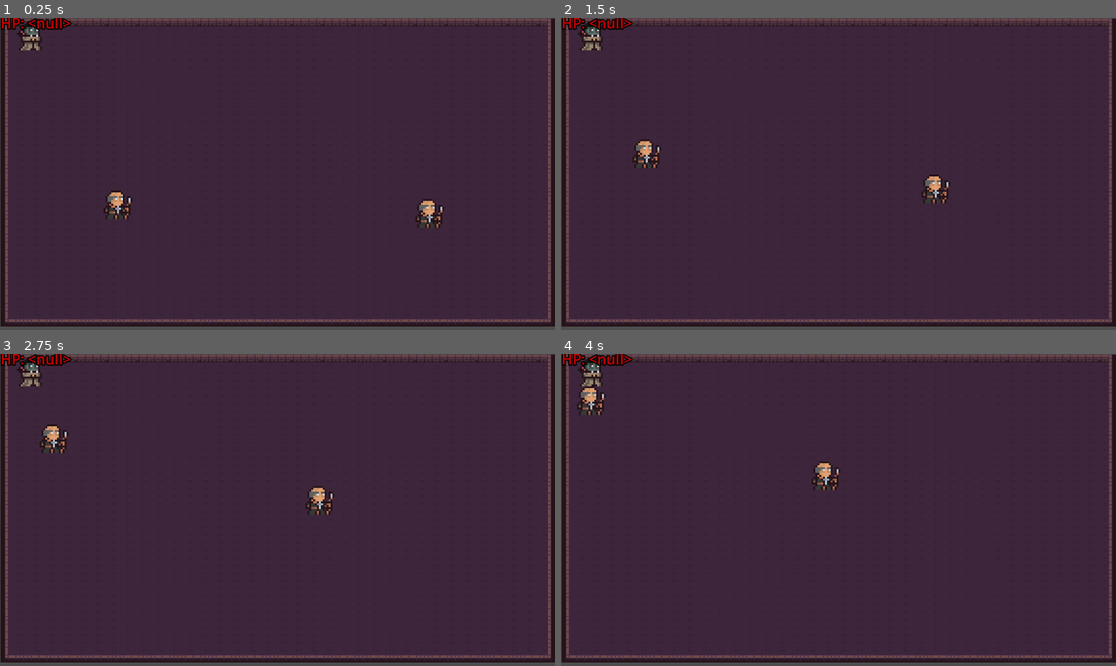
Above: before the commit, frames 1-4 (two rows, left to right).
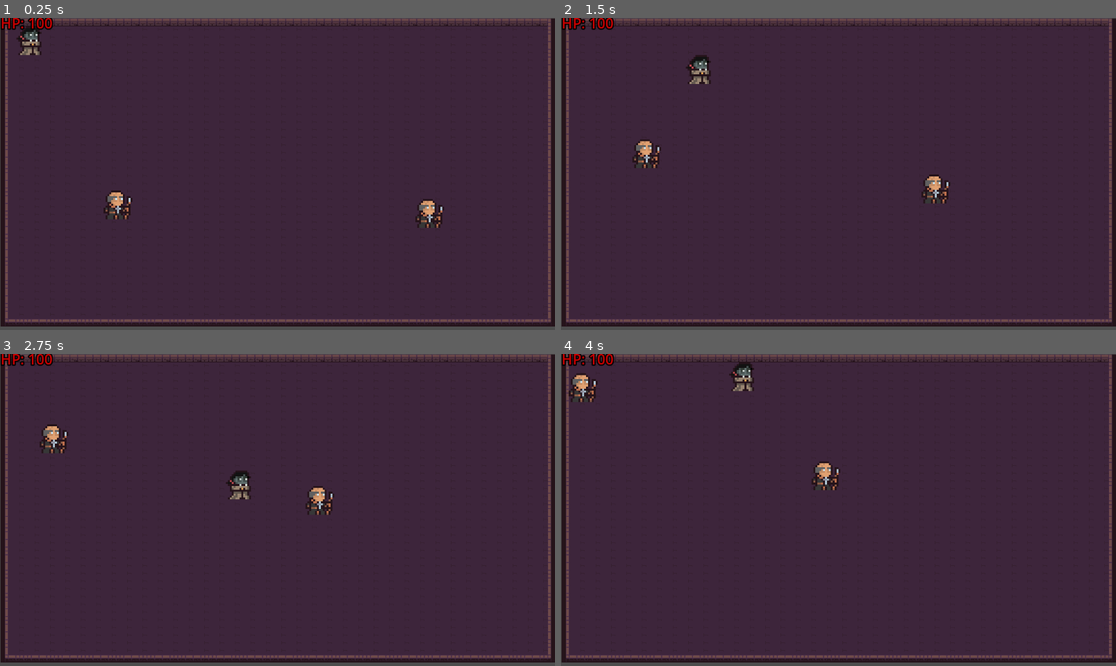
Above: after the commit, the same moments.

Repository: Unnamed-Roguelike-Game/Game
Game: Godot game, scene res://Game.tscn
Two runs of this game, one before a commit and one after it. Both use one fixed random seed, a clock stepped at 60 frames per second and the inputs below.
Inputs:
- Up to frame 1 (0.25 s): no input
- Up to frame 2 (1.5 s): hold D (right) 0.53-1.28 s; hold S (down) from 1.28 s (still down)
- Up to frame 3 (2.75 s): release S (down) at 2.03 s; hold D (right) from 2.03 s (still down)
- Up to frame 4 (4 s): release D (right) at 2.78 s; hold W (up) 2.78-3.53 s; hold A (left) from 3.53 s (still down)

The runs differ from the first frame. In frame 1, 0.5% of the frame differs, in the area x 3-13%, y 0-13%; in frame 2, 0.8%; in frame 3, 0.8%; in frame 4, 1.2%, in the area x 1-35%, y 0-20%.
Error before the commit: Parse Error: Variable "player_health" has the same name as a previously declared variable. (res://Player.gd:6)

Commit message:
Remove duplicate variable

Diff:
--- a/Unnamed Roguelike Game/Player.gd
+++ b/Unnamed Roguelike Game/Player.gd
@@ -1,7 +1,6 @@
 extends CharacterBody2D
 
 var player_speed = 300.0
-var player_health = 100
 
 @onready var player_health = 100
 
